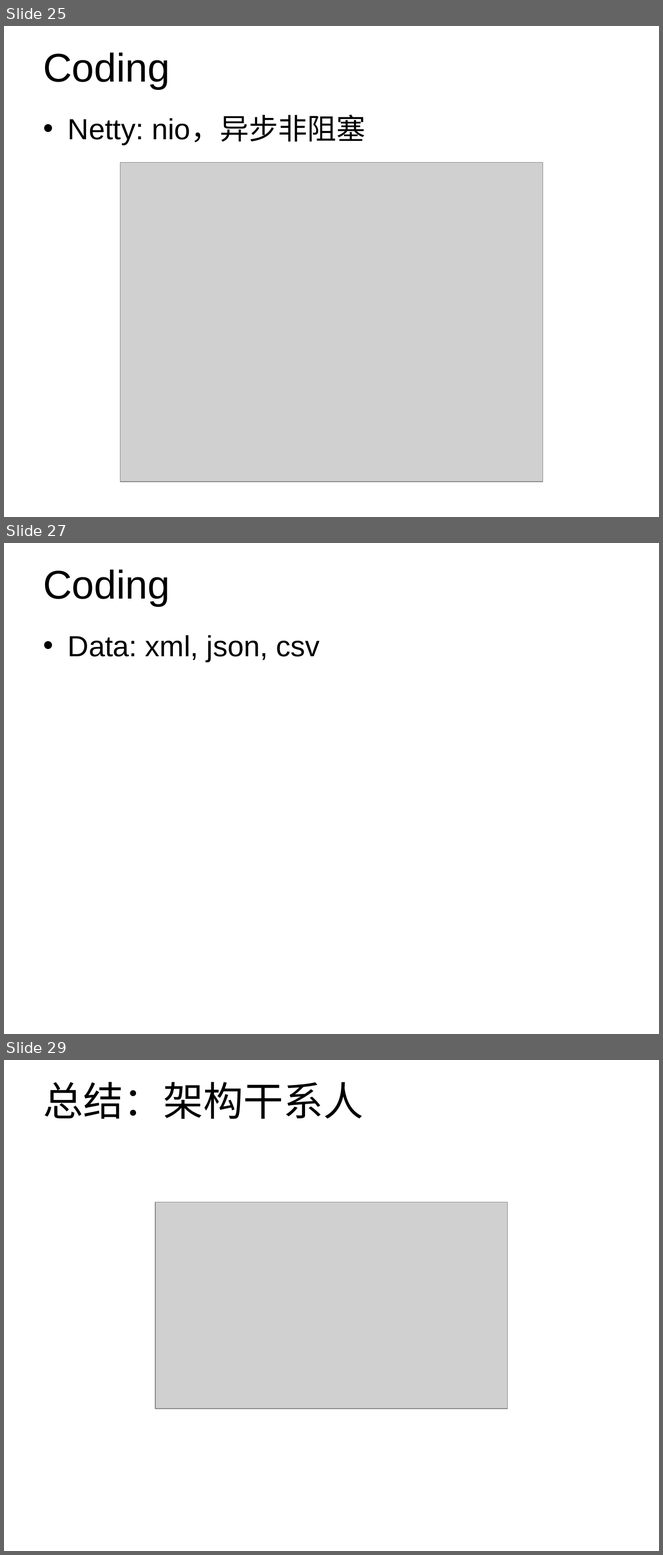
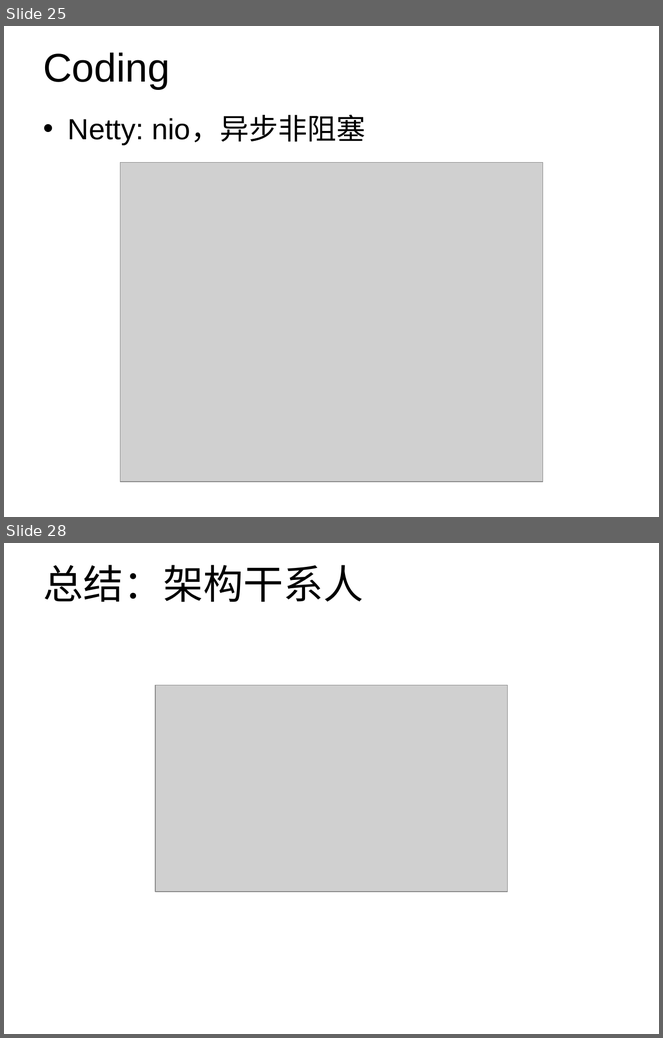
Before and after one commit to Wang-Ray/notes, a slide deck: Architect.ppt. Shown one above the other, each under a label of ours: slides 25, 27 and 29 before the commit, slides 25 and 28 after it; the slides between them are not shown. The pictures are 663x1555 and 663x1038 pixels, drawn with LibreOffice and Linux fonts; fonts in the diff are those of the drawing; grey boxes stand for pictures; background and template pictures are left out. Boxes give left, top, right and bottom in pixels: in the first picture for what was removed or moved away, otherwise in the second. Text is boxed around its words. In the diff, an @@ line names an element or a change of style, - is before the commit and + after.

```diff
--- a/Architect.ppt
+++ b/Architect.ppt
@@ slide 27 removed at [4, 543, 659, 1034], background #FFFFFF @@
@@ title removed at [43, 570, 170, 606] @@
-Coding
@@ text removed at [68, 635, 320, 662] @@
-• Data: xml, json, csv
@@ what was slide 29 is now slide 28 @@
```
Also in this commit, not shown: 5 slides changed, 1 other file.
